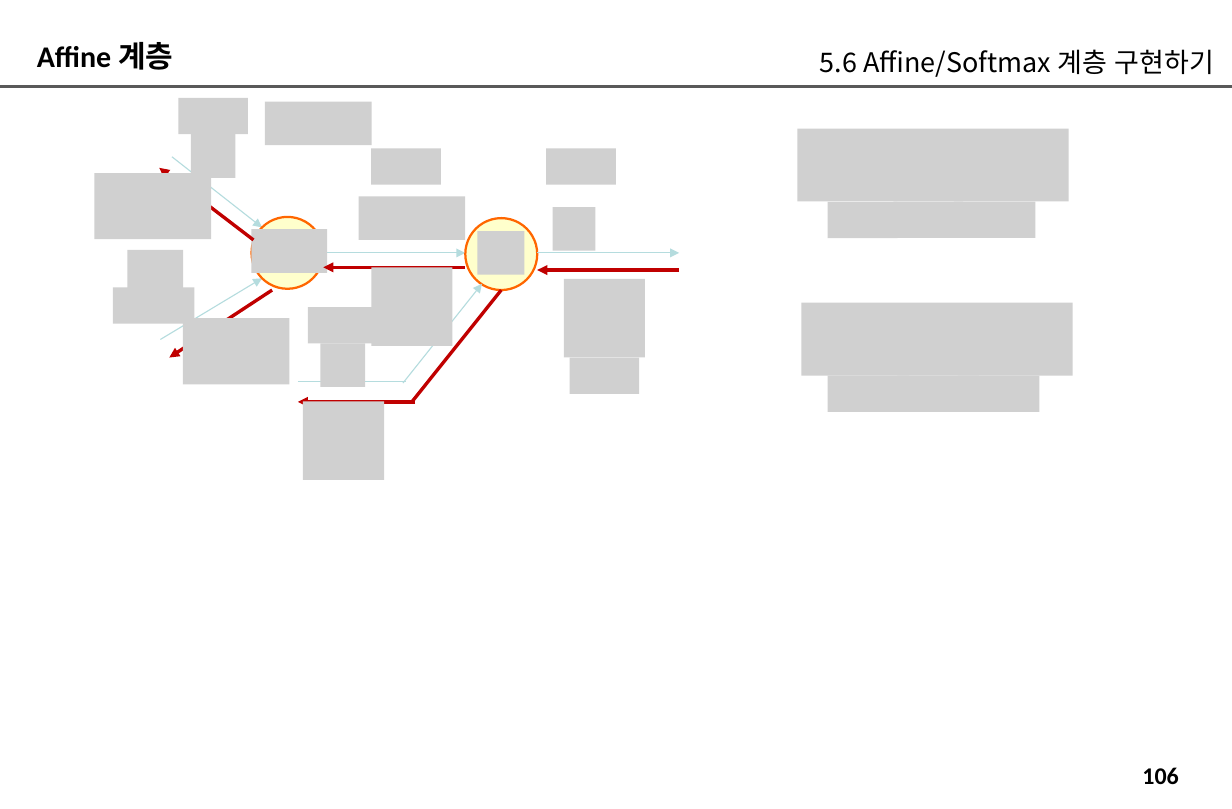
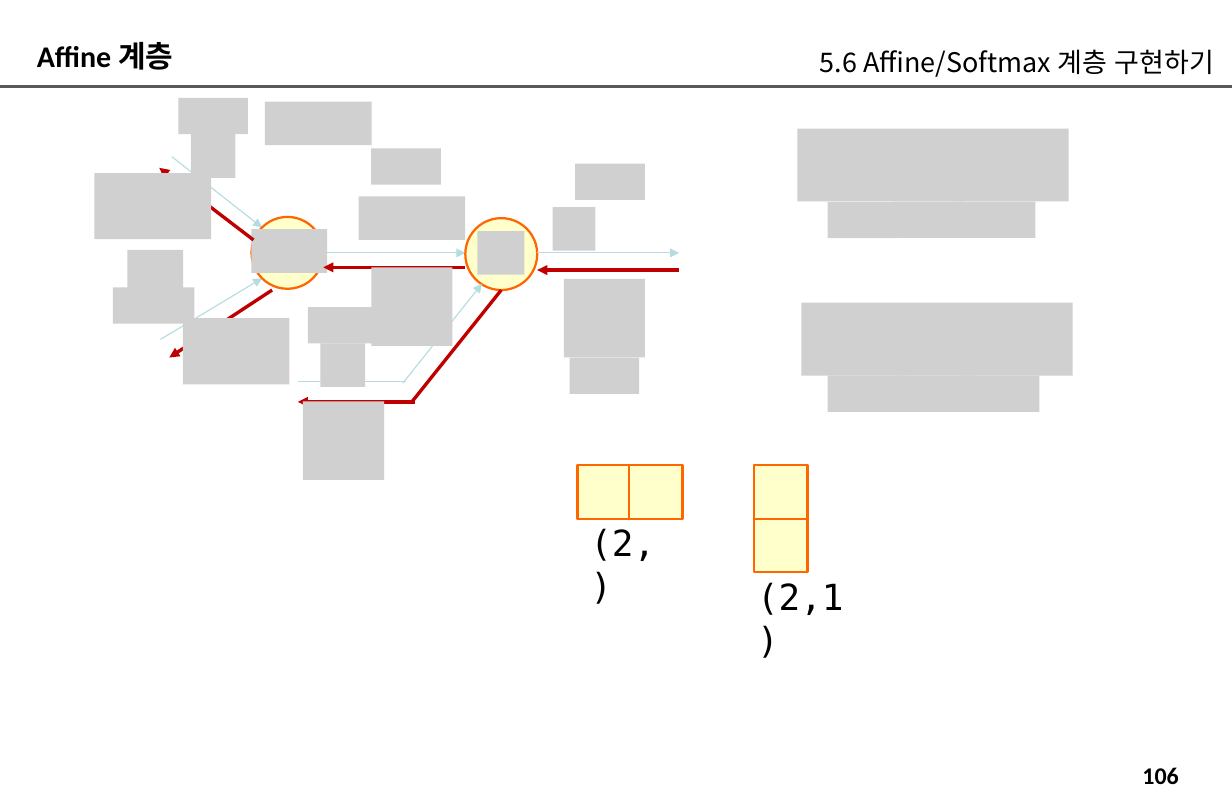
Before and after one commit to imguru-mooc/deep_learning_nlp, a slide deck: slide 106 of 인공지능_자연어처리_2_판서.pptx. Drawn at 1232x809 pixels with LibreOffice and Linux fonts; fonts in the diff are those of the drawing; grey boxes stand for pictures. Boxes give left, top, right and bottom in pixels: in the first picture for what was removed or moved away, otherwise in the second. Text is boxed around its words. In the diff, an @@ line names an element or a change of style, - is before the commit and + after.

```diff
--- a/인공지능_자연어처리_2_판서.pptx
+++ b/인공지능_자연어처리_2_판서.pptx
@@ picture removed at (x1=546, y1=148, x2=616, y2=184) @@
@@ picture added at (x1=575, y1=164, x2=645, y2=201) @@
@@ rectangle added at (x1=577, y1=465, x2=631, y2=519), fill #FFFFCC, outline #FF6600 1.5 pt @@
@@ rectangle added at (x1=629, y1=465, x2=683, y2=519), fill #FFFFCC, outline #FF6600 1.5 pt @@
@@ rectangle added at (x1=754, y1=465, x2=808, y2=519), fill #FFFFCC, outline #FF6600 1.5 pt @@
@@ text added at (x1=590, y1=528, x2=655, y2=561), 24 pt, text #000000 @@
+(2,)
@@ rectangle added at (x1=754, y1=519, x2=808, y2=573), fill #FFFFCC, outline #FF6600 1.5 pt @@
@@ text added at (x1=757, y1=582, x2=844, y2=615), 24 pt, text #000000 @@
+(2,1)
```
Also in this commit, not shown: 19 other slides changed, 1 slide removed.
